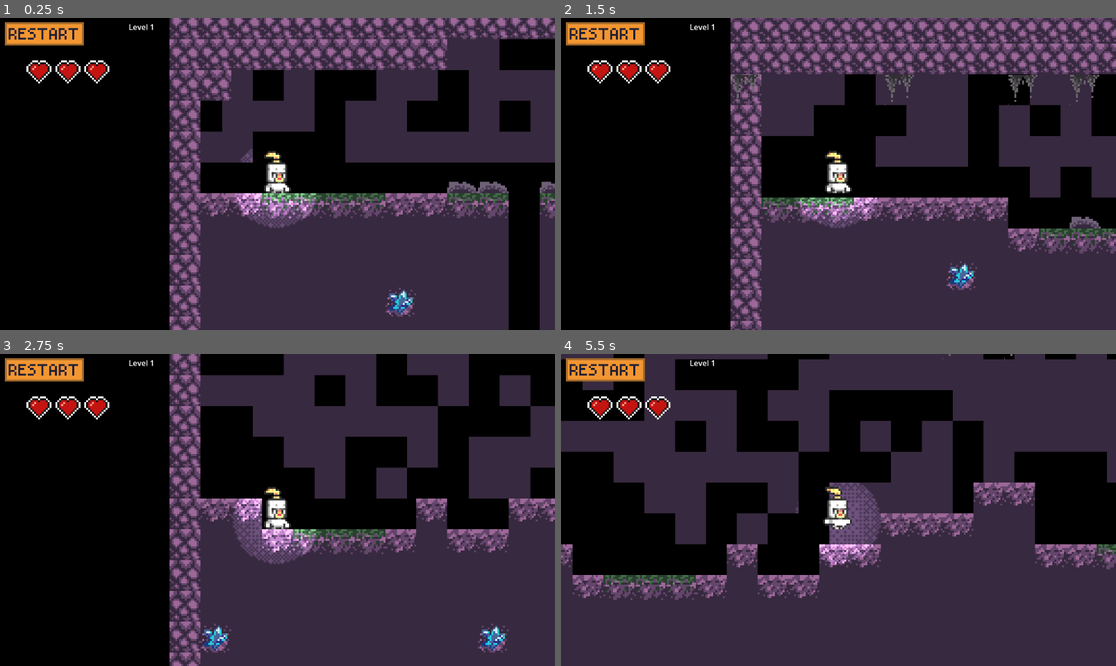
Above: before the commit, frames 1-4 (two rows, left to right).
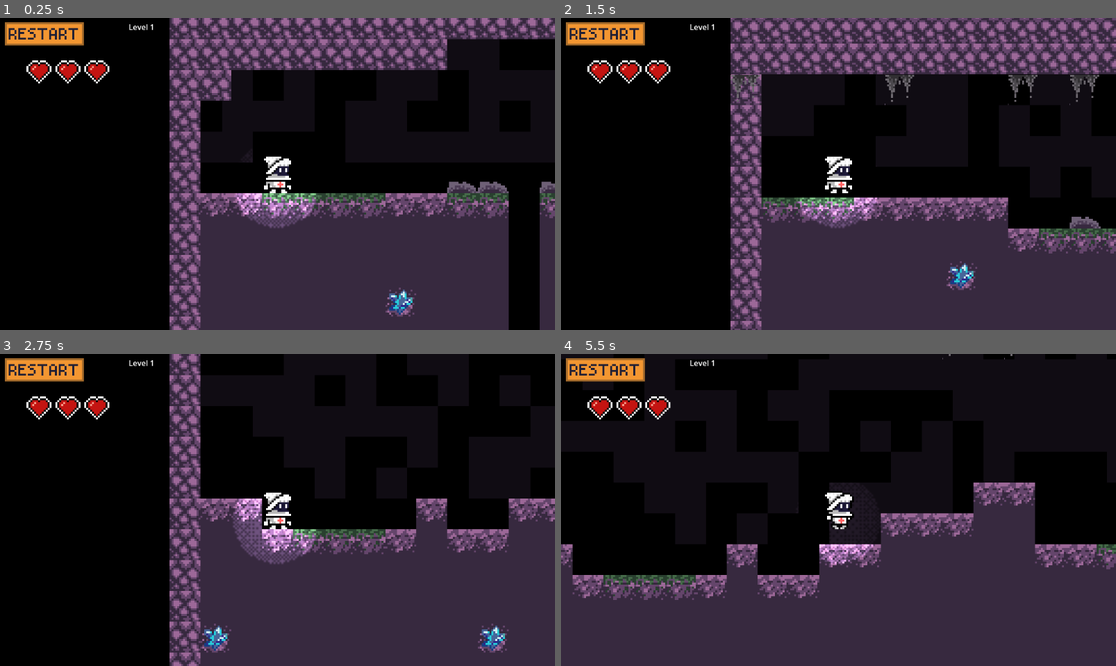
Above: after the commit, the same moments.

Repository: MickeTHS/dtj36_20_team9
Game: Godot game, scene res://Main.tscn
The game is run twice, just before and just after one commit, with the same random seed, the same clock (stepped at 60 frames per second) and the same inputs.
Inputs (mouse positions are in pixels of both pictures, inside the frame that each line leads up to):
- Up to frame 1 (0.25 s): no input
- Up to frame 2 (1.5 s): click (605, 33) at 0.5 s; click (605, 33) at 1.25 s
- Up to frame 3 (2.75 s): click (44, 369) at 2 s
- Up to frame 4 (5.5 s): tap Enter (attack) at 2.75, 2.85, 3.6, 4.35, 5.1 s; hold D (right) 2.78-4.28 s; tap Space (jump) at 3.02, 3.77, 5.27 s; hold A (left) 4.28-5.03 s; hold D (right) from 5.03 s (still down)

The runs differ from the first frame. In frame 1, 13% of the frame differs, in the area x 36-100%, y 6-57%; in frame 2, 12%; in frame 3, 15%; in frame 4, 30%, in the area x 0-100%, y 0-62%.

Commit message:
new sprites

Diff:
--- a/Main.tscn
+++ b/Main.tscn
@@ -75,33 +75,21 @@
 radius = 5.0
 height = 18.0
 
-[sub_resource type="AtlasTexture" id="AtlasTexture_k8iq5"]
-atlas = ExtResource("5_c6i3y")
-region = Rect2(0, 240, 48, 48)
-
-[sub_resource type="AtlasTexture" id="AtlasTexture_dn1xq"]
-atlas = ExtResource("5_c6i3y")
-region = Rect2(48, 240, 48, 48)
-
-[sub_resource type="AtlasTexture" id="AtlasTexture_apbl2"]
-atlas = ExtResource("5_c6i3y")
-region = Rect2(96, 240, 48, 48)
-
-[sub_resource type="AtlasTexture" id="AtlasTexture_2oej6"]
-atlas = ExtResource("5_c6i3y")
-region = Rect2(144, 240, 48, 48)
-
-[sub_resource type="AtlasTexture" id="AtlasTexture_dcfud"]
-atlas = ExtResource("5_c6i3y")
-region = Rect2(192, 240, 48, 48)
-
-[sub_resource type="AtlasTexture" id="AtlasTexture_ak7sg"]
-atlas = ExtResource("5_c6i3y")
-region = Rect2(240, 240, 48, 48)
-
-[sub_resource type="AtlasTexture" id="AtlasTexture_vbf7d"]
-atlas = ExtResource("5_c6i3y")
-region = Rect2(288, 240, 48, 48)
+[sub_resource type="AtlasTexture" id="AtlasTexture_3b0ty"]
+atlas = ExtResource("5_c6i3y")
+region = Rect2(0, 144, 48, 48)
+
+[sub_resource type="AtlasTexture" id="AtlasTexture_bg4s2"]
+atlas = ExtResource("5_c6i3y")
+region = Rect2(48, 144, 48, 48)
+
+[sub_resource type="AtlasTexture" id="AtlasTexture_hhcpw"]
+atlas = ExtResource("5_c6i3y")
+region = Rect2(96, 144, 48, 48)
+
+[sub_resource type="AtlasTexture" id="AtlasTexture_mxvw5"]
+atlas = ExtResource("5_c6i3y")
+region = Rect2(144, 144, 48, 48)
 
 [sub_resource type="AtlasTexture" id="AtlasTexture_oskos"]
 atlas = ExtResource("5_c6i3y")
@@ -127,21 +115,21 @@
 atlas = ExtResource("5_c6i3y")
 region = Rect2(240, 0, 48, 48)
 
-[sub_resource type="AtlasTexture" id="AtlasTexture_mhf3l"]
-atlas = ExtResource("5_c6i3y")
-region = Rect2(0, 144, 48, 48)
-
-[sub_resource type="AtlasTexture" id="AtlasTexture_hqsj7"]
-atlas = ExtResource("5_c6i3y")
-region = Rect2(48, 144, 48, 48)
-
-[sub_resource type="AtlasTexture" id="AtlasTexture_thpva"]
-atlas = ExtResource("5_c6i3y")
-region = Rect2(96, 144, 48, 48)
-
-[sub_resource type="AtlasTexture" id="AtlasTexture_x4vit"]
-atlas = ExtResource("5_c6i3y")
-region = Rect2(144, 144, 48, 48)
+[sub_resource type="AtlasTexture" id="AtlasTexture_xrxkg"]
+atlas = ExtResource("5_c6i3y")
+region = Rect2(0, 96, 48, 48)
+
+[sub_resource type="AtlasTexture" id="AtlasTexture_sqvbp"]
+atlas = ExtResource("5_c6i3y")
+region = Rect2(48, 96, 48, 48)
+
+[sub_resource type="AtlasTexture" id="AtlasTexture_hri7i"]
+atlas = ExtResource("5_c6i3y")
+region = Rect2(96, 96, 48, 48)
+
+[sub_resource type="AtlasTexture" id="AtlasTexture_w3rk5"]
+atlas = ExtResource("5_c6i3y")
+region = Rect2(144, 96, 48, 48)
 
 [sub_resource type="AtlasTexture" id="AtlasTexture_ket2y"]
 atlas = ExtResource("5_c6i3y")
@@ -171,25 +159,16 @@
 animations = [{
 "frames": [{
 "duration": 1.0,
-"texture": SubResource("AtlasTexture_k8iq5")
-}, {
-"duration": 1.0,
-"texture": SubResource("AtlasTexture_dn1xq")
-}, {
-"duration": 1.0,
-"texture": SubResource("AtlasTexture_apbl2")
-}, {
-"duration": 1.0,
-"texture": SubResource("AtlasTexture_2oej6")
-}, {
-"duration": 1.0,
-"texture": SubResource("AtlasTexture_dcfud")
-}, {
-"duration": 1.0,
-"texture": SubResource("AtlasTexture_ak7sg")
-}, {
-"duration": 1.0,
-"texture": SubResource("AtlasTexture_vbf7d")
+"texture": SubResource("AtlasTexture_3b0ty")
+}, {
+"duration": 1.0,
+"texture": SubResource("AtlasTexture_bg4s2")
+}, {
+"duration": 1.0,
+"texture": SubResource("AtlasTexture_hhcpw")
+}, {
+"duration": 1.0,
+"texture": SubResource("AtlasTexture_mxvw5")
 }],
 "loop": true,
 "name": &"attack",
@@ -220,16 +199,16 @@
 }, {
 "frames": [{
 "duration": 1.0,
-"texture": SubResource("AtlasTexture_mhf3l")
-}, {
-"duration": 1.0,
-"texture": SubResource("AtlasTexture_hqsj7")
-}, {
-"duration": 1.0,
-"texture": SubResource("AtlasTexture_thpva")
-}, {
-"duration": 1.0,
-"texture": SubResource("AtlasTexture_x4vit")
+"texture": SubResource("AtlasTexture_xrxkg")
+}, {
+"duration": 1.0,
+"texture": SubResource("AtlasTexture_sqvbp")
+}, {
+"duration": 1.0,
+"texture": SubResource("AtlasTexture_hri7i")
+}, {
+"duration": 1.0,
+"texture": SubResource("AtlasTexture_w3rk5")
 }],
 "loop": true,
 "name": &"jump",
@@ -280,6 +259,7 @@
 enemy_types = Array[PackedScene]([ExtResource("3_fpfj3"), ExtResource("4_sc1dx"), ExtResource("5_kjvhd"), ExtResource("6_5tuhn")])
 
 [node name="TileMapLayerBg" type="TileMapLayer" parent="Level" node_paths=PackedStringArray("target_camera")]
+modulate = Color(0.30323282, 0.30323282, 0.30323282, 1)
 texture_filter = 1
 tile_map_data = PackedByteArray("AAAAAAIAAAAAAAAAAAABAAIAAAAAAAAAAAACAAIAAAAAAAAAAAADAAIAAAAAAAAAAAAEAAIAAAAAAAAAAAAFAA …(208 unchanged characters)…
 tile_set = SubResource("TileSet_1d40f")
@@ -386,7 +366,7 @@
 [node name="AnimatedSprite2D" type="AnimatedSprite2D" parent="PlayerCharacter"]
 position = Vector2(0, 7)
 sprite_frames = SubResource("SpriteFrames_k8iq5")
-animation = &"attack"
+animation = &"idle"
 
 [node name="Camera2D" type="Camera2D" parent="PlayerCharacter"]
 position = Vector2(0, 5)
Not shown: 1 places in Main.tscn that only renumber resources
Binary file added: assets/Knight_A copy.png
Not shown, added: assets/Knight_A copy.png.import
Binary file changed: assets/Knight_A.png
